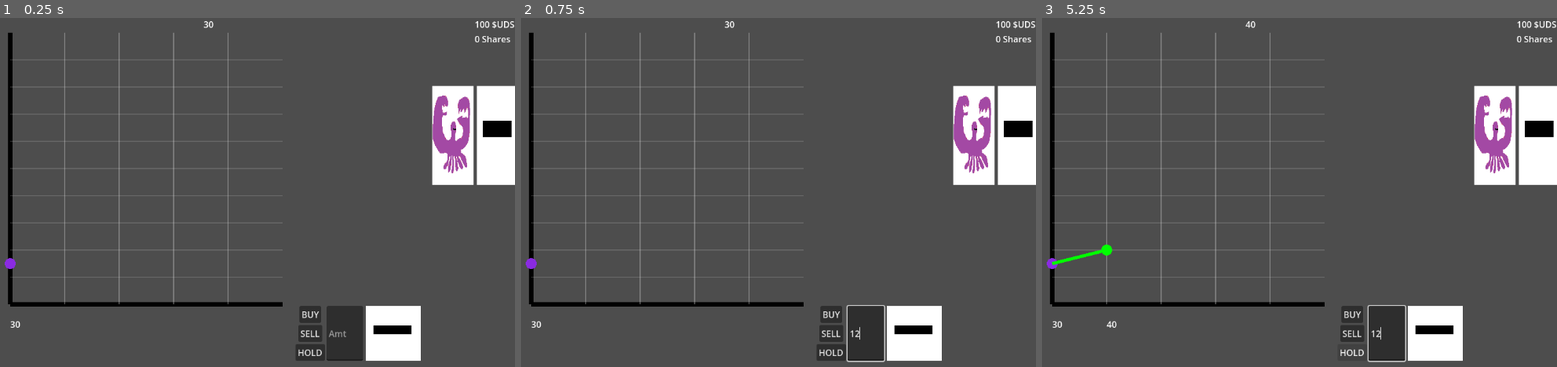
Above: before the commit, frames 1-3 (left to right).
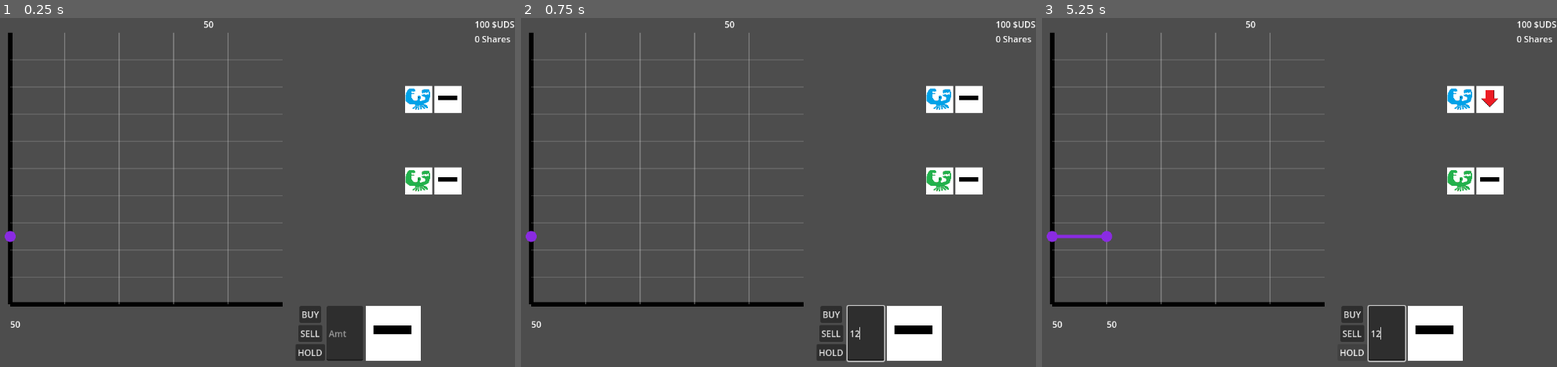
Above: after the commit, the same moments.

Repository: absentnot/GGJ-25
Game: Godot game, scene res://scenes/main.tscn
Two runs of this game, one before a commit and one after it. Both use one fixed random seed, a clock stepped at 60 frames per second and the inputs below.
Inputs (mouse positions are in pixels of both pictures, inside the frame that each line leads up to):
- Up to frame 1 (0.25 s): no input
- Up to frame 2 (0.75 s): click (866, 332) at 0.52 s; type "12" at 0.6 s
- Up to frame 3 (5.25 s): click "BUY" at 1.25 s; click "SELL" at 2 s; click "HOLD" at 2.75 s; click "BUY" at 3.5 s; click "SELL" at 4.25 s; click "HOLD" at 5 s

The runs differ from the first frame. In frame 1, 5.1% of the frame differs, in the area x 0-100%, y 0-89%; in frame 2, 5.1%; in frame 3, 5.5%.

Commit message:
Double crabs baby

Diff:
--- a/scenes/roundFive.tscn
+++ b/scenes/roundFive.tscn
@@ -11,8 +11,20 @@
 [node name="PeerPressureMarket" type="Node2D" parent="." groups=["MarketGroup"]]
 script = ExtResource("2_g0r2a")
 
-[node name="Snowcrab" type="Node2D" parent="."]
+[node name="VBoxContainer" type="VBoxContainer" parent="."]
+offset_left = 950.0
+offset_top = 125.0
+offset_right = 1100.0
+offset_bottom = 325.0
+
+[node name="Snowcrab" type="HBoxContainer" parent="VBoxContainer"]
+custom_minimum_size = Vector2(0, 50)
+layout_mode = 2
+size_flags_vertical = 2
 script = ExtResource("3_h8v2j")
 
-[node name="RiskyThoth" type="Node2D" parent="."]
+[node name="RiskyThoth" type="HBoxContainer" parent="VBoxContainer"]
+custom_minimum_size = Vector2(0, 50)
+layout_mode = 2
+size_flags_vertical = 8
 script = ExtResource("4_3nt74")
--- a/scenes/roundFour.tscn
+++ b/scenes/roundFour.tscn
@@ -10,5 +10,14 @@
 [node name="PeerPressureMarket" type="Node2D" parent="." groups=["MarketGroup"]]
 script = ExtResource("2_bchnv")
 
-[node name="Snowcrab" type="Node2D" parent="."]
+[node name="VBoxContainer" type="VBoxContainer" parent="."]
+offset_left = 950.0
+offset_top = 125.0
+offset_right = 1100.0
+offset_bottom = 425.0
+
+[node name="Snowcrab" type="HBoxContainer" parent="VBoxContainer"]
+custom_minimum_size = Vector2(0, 50)
+layout_mode = 2
+size_flags_vertical = 3
 script = ExtResource("3_xkdek")
--- a/scripts/main.gd
+++ b/scripts/main.gd
@@ -4,7 +4,7 @@
 var currentRound = null
 # Called when the node enters the scene tree for the first time.
 func _ready():
-	currentRound = load("res://scenes/roundThree.tscn").instantiate()
+	currentRound = load("res://scenes/roundFive.tscn").instantiate()
 	currentRound.roundOver.connect(endRound)
 	add_child(currentRound)
 	$HUD.setMarketValue(currentRound.getMarketValue())
